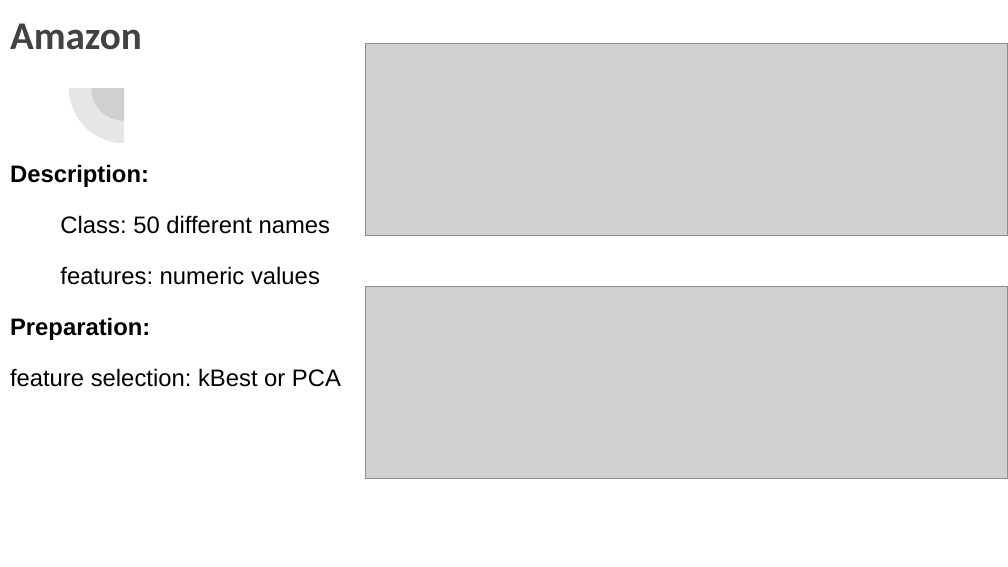
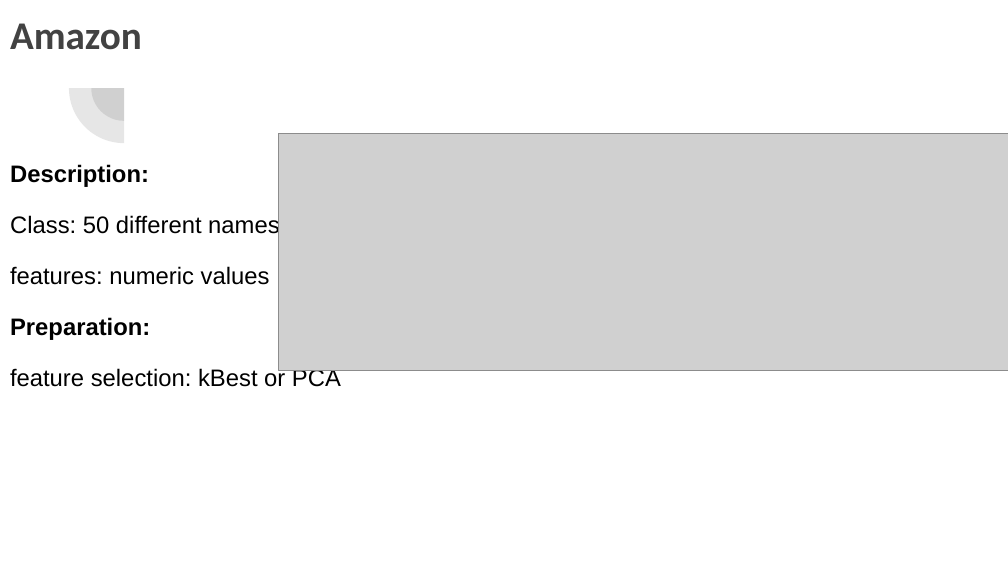
Before and after one commit to hitimr/ML_2020, a slide deck: slide 12 of Ex1/ML_Group8_Presentation.pptx. Drawn at 1008x567 pixels with LibreOffice and Linux fonts; fonts in the diff are those of the drawing; grey boxes stand for pictures. Boxes give left, top, right and bottom in pixels: in the first picture for what was removed or moved away, otherwise in the second. Text is boxed around its words. In the diff, an @@ line names an element or a change of style, - is before the commit and + after.

```diff
--- a/Ex1/ML_Group8_Presentation.pptx
+++ b/Ex1/ML_Group8_Presentation.pptx
@@ picture: place and size @@
-picture at (366,43,1008,236)
+picture at (279,133,1008,370)
@@ text at (10,214,279,285): indent changed @@
@@ picture removed at (366,286,1008,479) @@
```
Also in this commit, not shown: 4 other slides changed, 58 other files.
